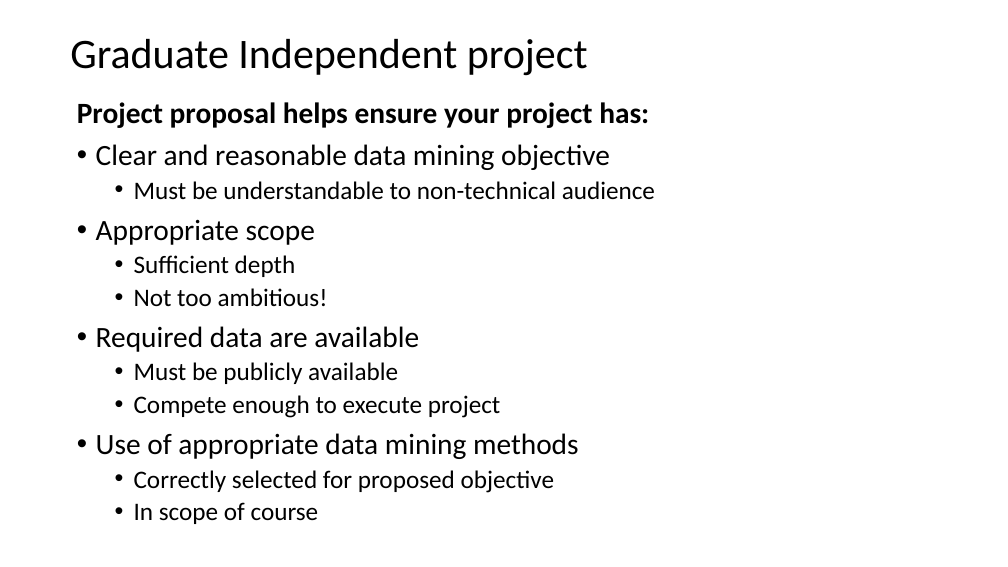
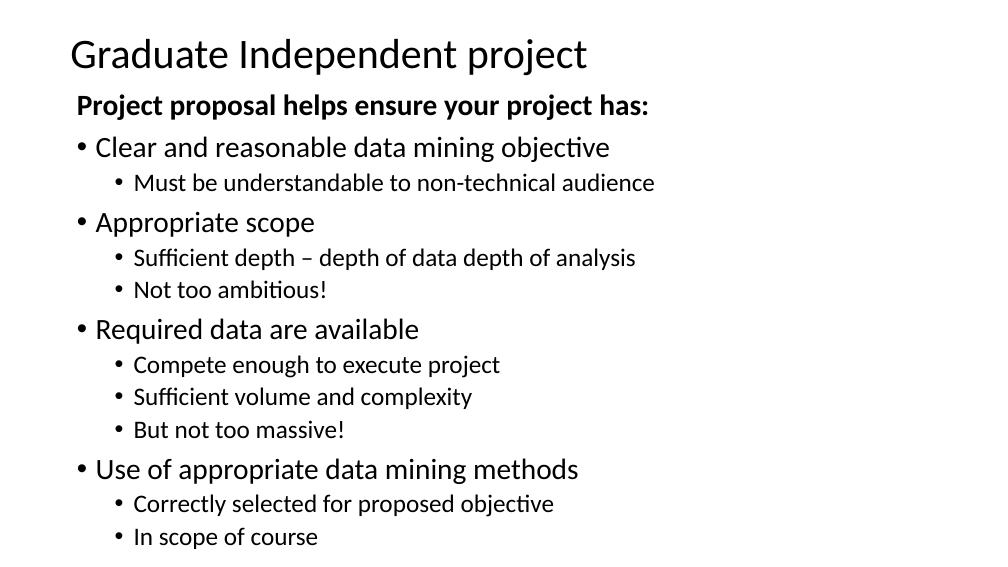
Before and after one commit to StephenElston/CSCI-E-108, a slide deck: slide 43 of slides/2_BigDataComputing.pptx (slide 4 before the commit). Drawn at 1008x567 pixels with LibreOffice and Linux fonts; fonts in the diff are those of the drawing. Boxes give left, top, right and bottom in pixels: in the first picture for what was removed or moved away, otherwise in the second. Text is boxed around its words. In the diff, an @@ line names an element or a change of style, - is before the commit and + after.

```diff
--- a/slides/2_BigDataComputing.pptx
+++ b/slides/2_BigDataComputing.pptx
@@ text "Project proposal helps ensure your ...": place and size @@
-text "Project proposal helps ensure your ..." at bbox=[77, 102, 655, 524]
+text "Project proposal helps ensure your ..." at bbox=[77, 94, 655, 549]
@@ text at bbox=[134, 248, 636, 270]: text changed @@
-  • Sufficient depth
+  • Sufficient depth – depth of data depth of analysis
@@ text at bbox=[134, 362, 398, 384]: paragraph removed @@
-  • Must be publicly available
@@ text at bbox=[134, 387, 473, 439]: paragraphs added @@
+  • Sufficient volume and complexity
+  • But not too massive!
```
Also in this commit, not shown: 5 other slides changed, 1 slide added, 1 other file.
